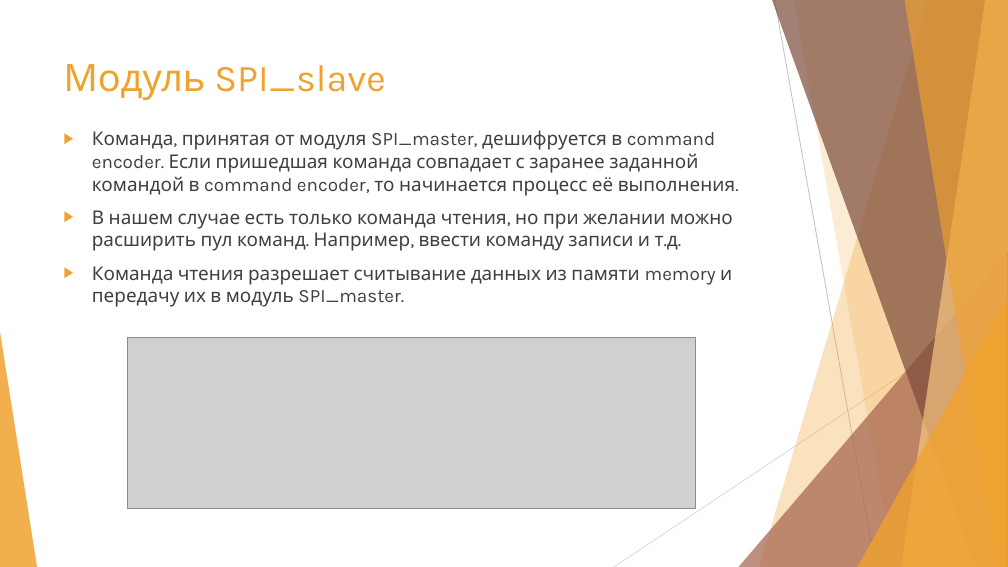
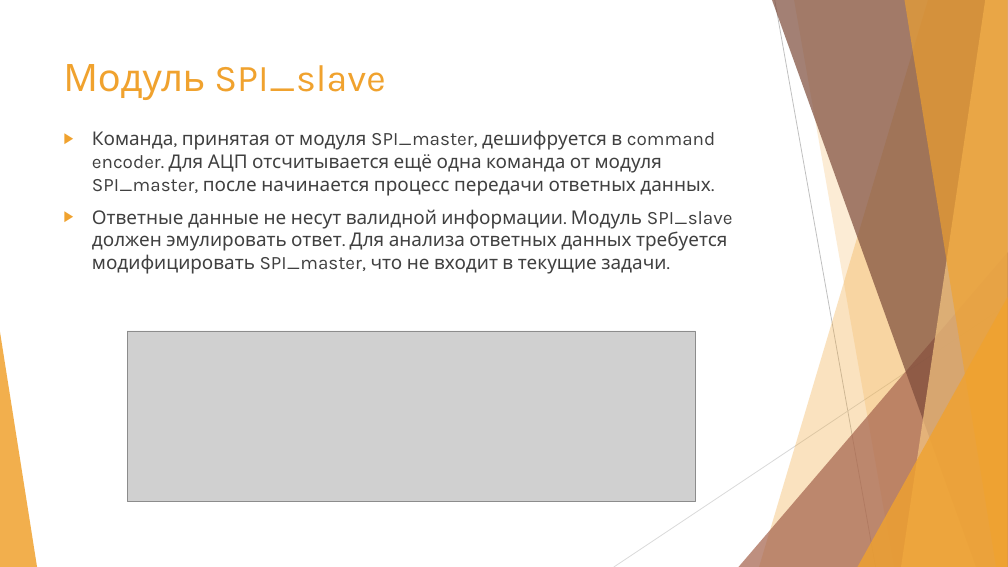
Before and after one commit to krymsk/spi_education_project, a slide deck: slide 6 of doc/SPI.pptx. Drawn at 1008x567 pixels with LibreOffice and Linux fonts; fonts in the diff are those of the drawing; grey boxes stand for pictures. Boxes give left, top, right and bottom in pixels: in the first picture for what was removed or moved away, otherwise in the second. Text is boxed around its words. In the diff, an @@ line names an element or a change of style, - is before the commit and + after.

```diff
--- a/doc/SPI.pptx
+++ b/doc/SPI.pptx
@@ text at <box>92,130,733,274</box>: text changed @@
-▶ Команда, принятая от модуля SPI_master, дешифруется в command encoder. Если пришедшая команда совпадает с заранее заданной командой в command encoder, то начинается процесс её выполнения.
-▶ В нашем случае есть только команда чтения, но при желании можно расширить пул команд. Например, ввести команду записи и т.д.
-▶ Команда чтения разрешает считывание данных из памяти memory и передачу их в модуль SPI_master.
+▶ Команда, принятая от модуля SPI_master, дешифруется в command encoder. Для АЦП отсчитывается ещё одна команда от модуля SPI_master, после начинается процесс передачи ответных данных.
+▶ Ответные данные не несут валидной информации. Модуль SPI_slave должен эмулировать ответ. Для анализа ответных данных требуется модифицировать SPI_master, что не входит в текущие задачи.
@@ picture: place and size @@
-picture at <box>127,337,696,509</box>
+picture at <box>127,331,696,502</box>
```
Also in this commit, not shown: 2 other slides changed.
